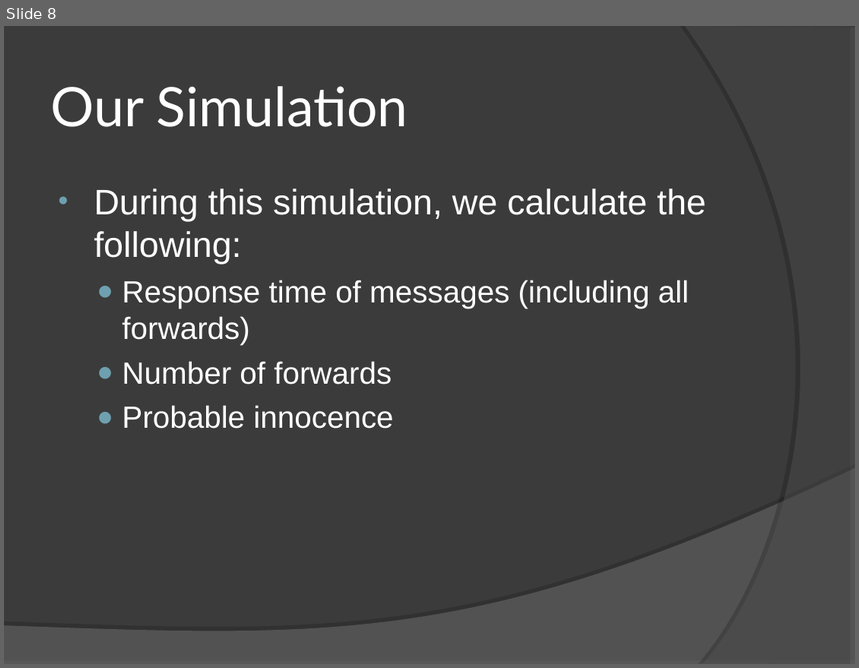
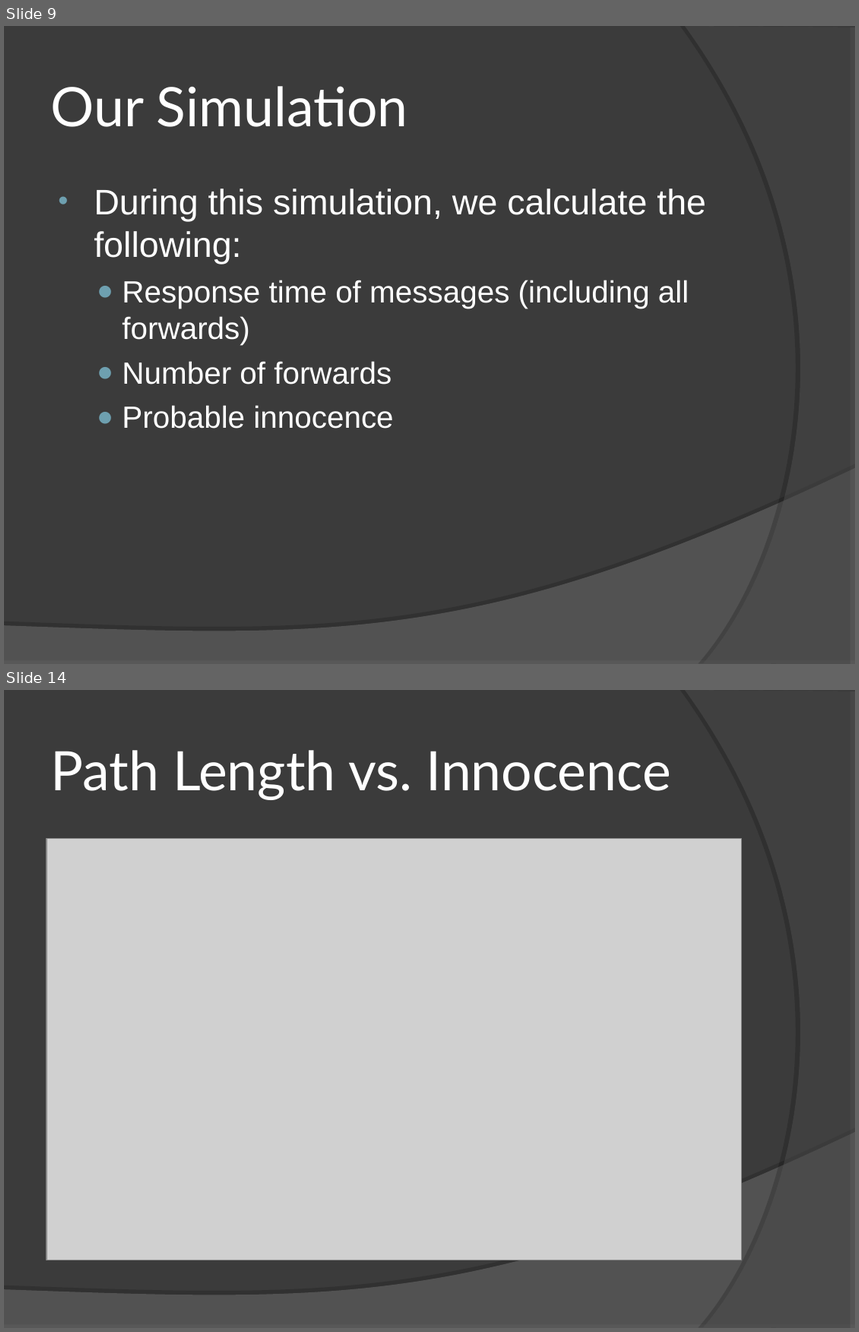
Before and after one commit to jvc11/CrowdsSim, a slide deck: Crowds_YannLindseyJoe.ppt. Shown one above the other, each under a label of ours: slide 8 before the commit, slides 9 and 14 after it; the slides between them are not shown. The pictures are 859x668 and 859x1332 pixels, drawn with LibreOffice and Linux fonts; fonts in the diff are those of the drawing; grey boxes stand for pictures. Boxes give left, top, right and bottom in pixels: in the first picture for what was removed or moved away, otherwise in the second. Text is boxed around its words. In the diff, an @@ line names an element or a change of style, - is before the commit and + after.

```diff
--- a/Crowds_YannLindseyJoe.ppt
+++ b/Crowds_YannLindseyJoe.ppt
@@ slide 14 added at bbox=[4, 690, 855, 1328], background #3B3B3B; not listed: 2 template elements that a slide beside it also shows @@
@@ title added at bbox=[51, 750, 671, 800], 46 pt, text #FFFFFF @@
+Path Length vs. Innocence
@@ picture added at bbox=[47, 839, 742, 1260] @@
@@ what was slide 8 is now slide 9 @@
```
Also in this commit, not shown: 5 slides changed, 7 other slides added, 3 slides removed, 1 other file.
